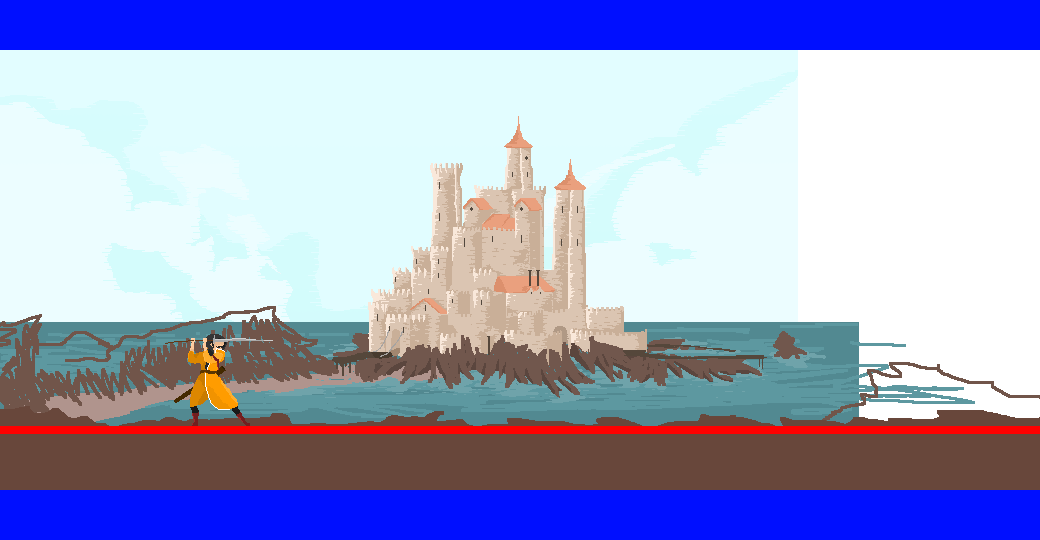
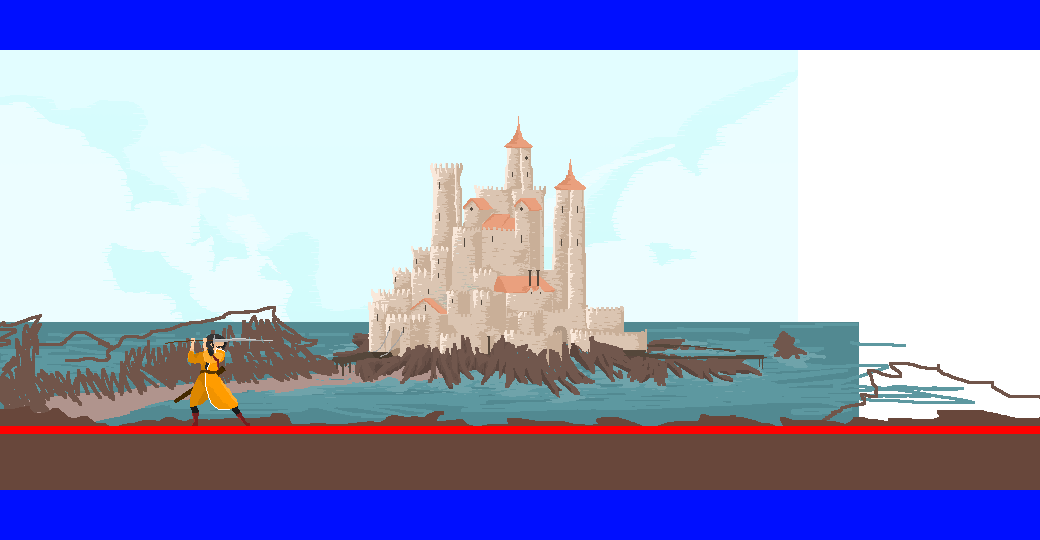
Before/after of a 1040px x 540px layered artwork. What changed in the layer stack:
added layer "castle_colour" above "back_castle" over [421, 240, 479, 304]
painted on "back_castle" over [333, 240, 508, 389]
